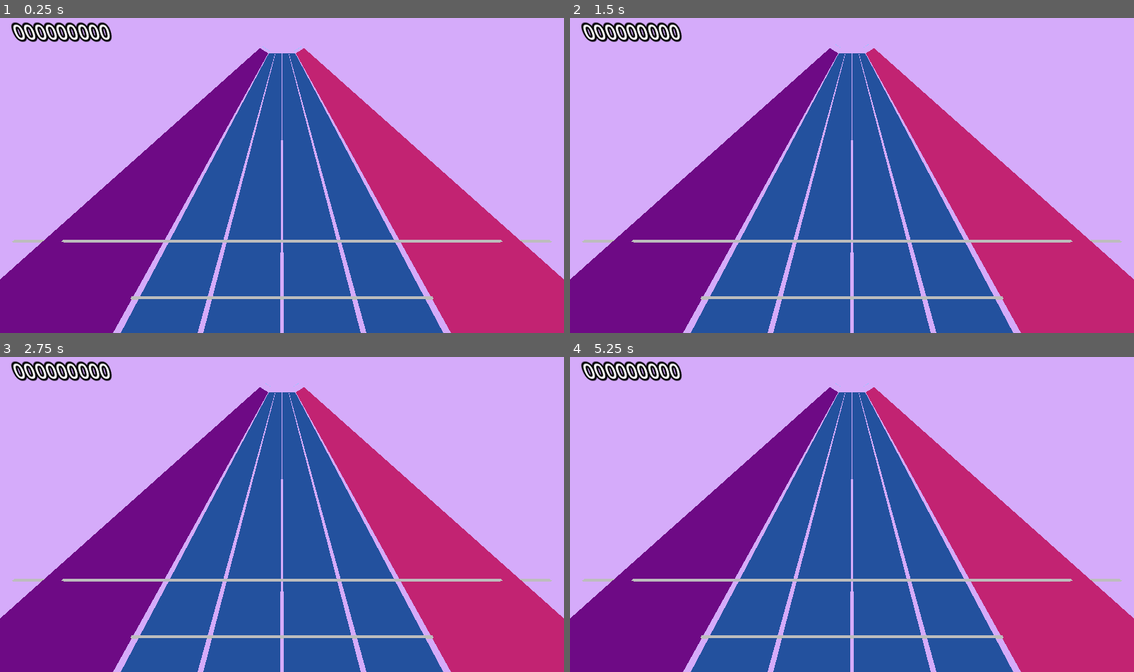
Above: before the commit, frames 1-4 (two rows, left to right).
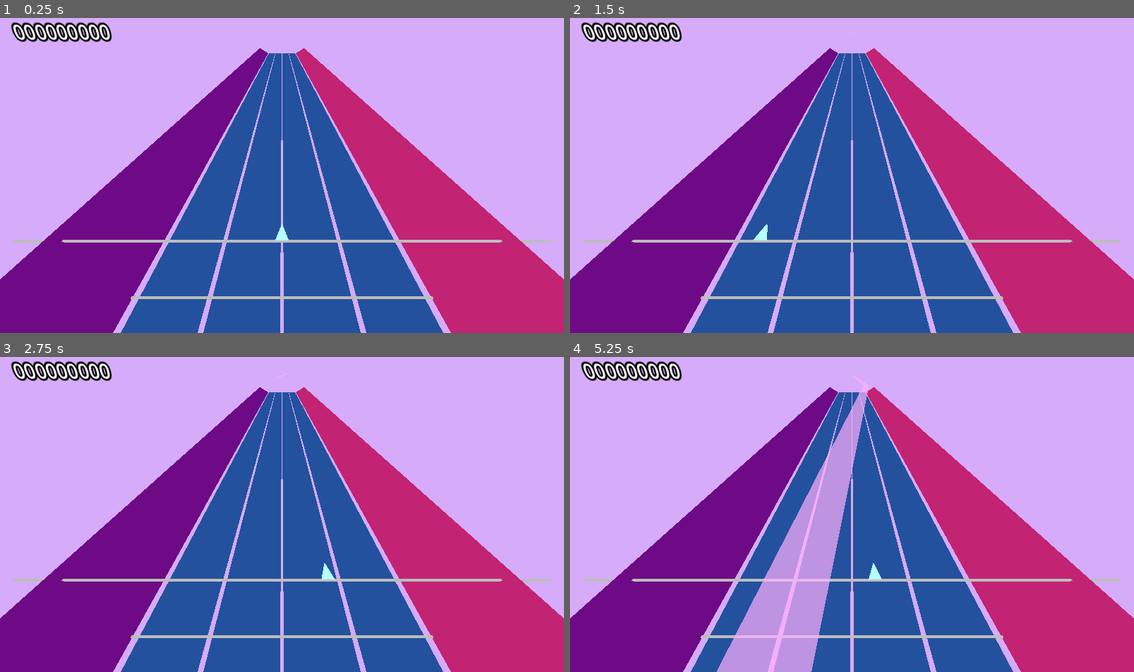
Above: after the commit, the same moments.

Repository: ZeroAd-06/AnteFalsus
Game: Godot game, scene res://Scenes/game_main.tscn
Same seed, same stepped clock (60 frames per second), same inputs: the game is played once before the commit and once after it. Sound files missing from this copy of the repository are replaced by a short silence.
Inputs (mouse positions are in pixels of both pictures, inside the frame that each line leads up to):
- Up to frame 1 (0.25 s): no input
- Up to frame 2 (1.5 s): move the mouse to (976, 159) at 0.52 s; tap Enter at 1.25 s; move the mouse to (739, 191) at 1.27 s
- Up to frame 3 (2.75 s): tap Space at 2 s; move the mouse to (338, 445) at 2.02 s
- Up to frame 4 (5.25 s): tap Enter at 2.75, 4.25 s; move the mouse to (823, 577) at 2.77 s; tap Space at 3.5 s; move the mouse to (1021, 561) at 3.52 s; tap Escape (ui_cancel) at 4.15 s; move the mouse to (682, 467) at 4.27 s; move the mouse to (880, 514) at 5.02 s

The runs differ from the first frame. In frame 1, less than 0.1% of the frame differs, in the area x 48-52%, y 65-71%; in frame 2, less than 0.1%; in frame 3, less than 0.1%; in frame 4, 8.2%, in the area x 26-56%, y 6-100%.

Commit message:
add sky note

Diff:
--- /dev/null
+++ b/Scenes/arc_note.tscn
@@ -0,0 +1,8 @@
+[gd_scene load_steps=2 format=3 uid="uid://bp811anuef0fm"]
+
+[ext_resource type="Script" uid="uid://fftwph4ht71f" path="res://Scripts/arc_note.gd" id="1_jaysg"]
+
+[node name="ArcNote" type="Node3D"]
+script = ExtResource("1_jaysg")
+
+[node name="ArcMesh" type="MeshInstance3D" parent="."]
--- a/Scenes/game_main.tscn
+++ b/Scenes/game_main.tscn
@@ -6,6 +6,7 @@
 [ext_resource type="Material" uid="uid://dduikhdoviq0d" path="res://Textures/rightest_ground_tracks.tres" id="3_blpvf"]
 [ext_resource type="AudioStream" uid="uid://cm8p14bmeocuo" path="res://Charts/Sayonara.noc/Sayonara-Hatsukoi.mp3" id="5_ek0ft"]
 [ext_resource type="Script" uid="uid://c7jxwjv8m1aih" path="res://Scripts/score_display.gd" id="6_blpvf"]
+[ext_resource type="PackedScene" uid="uid://bg67a4jkycqkk" path="res://Scenes/sky_cursor.tscn" id="7_12ds4"]
 
 [sub_resource type="Environment" id="Environment_7ldut"]
 background_mode = 1
@@ -90,3 +91,6 @@
 transform = Transform3D(1, 0, 0, 0, 1, 0, 0, 0, 1, -2.8205142, 3.4637258, -1.2485552)
 pixel_size = 0.0075
 script = ExtResource("6_blpvf")
+
+[node name="SkyCursor" parent="." instance=ExtResource("7_12ds4")]
+transform = Transform3D(1, 0, 0, 0, 1, 0, 0, 0, 1, 0, 0.645, -0.5)
--- /dev/null
+++ b/Scenes/sky_cursor.tscn
@@ -0,0 +1,15 @@
+[gd_scene load_steps=4 format=3 uid="uid://bg67a4jkycqkk"]
+
+[ext_resource type="Script" uid="uid://c4xkjthlrnnsf" path="res://Scripts/sky_cursor.gd" id="1_uvbva"]
+[ext_resource type="Material" uid="uid://dkrb1rxp1dgte" path="res://Textures/sky_cursor.tres" id="2_0swe3"]
+
+[sub_resource type="PrismMesh" id="PrismMesh_g20eg"]
+material = ExtResource("2_0swe3")
+size = Vector3(0.2, 0.4, 0.05)
+
+[node name="SkyCursor" type="Node3D"]
+script = ExtResource("1_uvbva")
+
+[node name="MeshInstance3D" type="MeshInstance3D" parent="."]
+transform = Transform3D(1, 0, 0, 0, -4.371139e-08, 1, 0, -1, -4.371139e-08, 0, 0, -0.2)
+mesh = SubResource("PrismMesh_g20eg")
--- /dev/null
+++ b/Scripts/arc_note.gd
@@ -0,0 +1,99 @@
+# arc_note.gd
+class_name ArcNote
+
+extends Node3D
+
+@onready var mesh_instance = $ArcMesh
+
+# 从 game_main.gd 获取的常量
+var note_speed: float
+
+# Arc 自身的属性
+var start_time: float
+var end_time: float
+var key_points: Array # [ [时间点, 左边界, 右边界,插值], ... ]
+
+# 当节点进入场景树时，Godot会自动调用这个函数
+# 这是执行初始化的完美时机
+func _ready():
+	generate_mesh()
+
+# 一个帮助函数，把歌曲时间转换为相对于 Arc 起始点的 Z 坐标
+func time_to_z(time: float) -> float:
+	return -(time - start_time) * note_speed
+
+# 核心！生成网格的函数
+func generate_mesh():
+	# 增加一个安全检查，如果 mesh_instance 因为某些原因还是不存在，就提前退出
+	if not is_instance_valid(mesh_instance):
+		print("ArcMesh node not found inside ArcNote scene!")
+		return
+
+	var surface_tool = SurfaceTool.new()
+	surface_tool.begin(Mesh.PRIMITIVE_TRIANGLES)
+
+	for i in range(key_points.size() - 1):
+		var p1 = key_points[i]
+		var p2 = key_points[i + 1]
+
+		var p1_time = p1[0]
+		var p1_left_x = p1[1]
+		var p1_right_x = p1[2]
+
+		var p2_time = p2[0]
+		var p2_left_x = p2[1]
+		var p2_right_x = p2[2]
+
+		var v1 = Vector3(p1_left_x, 0.0, time_to_z(p1_time))
+		var v2 = Vector3(p1_right_x, 0.0, time_to_z(p1_time))
+		var v3 = Vector3(p2_left_x, 0.0, time_to_z(p2_time))
+		var v4 = Vector3(p2_right_x, 0.0, time_to_z(p2_time))
+
+		surface_tool.add_vertex(v1)
+		surface_tool.add_vertex(v2)
+		surface_tool.add_vertex(v3)
+
+		surface_tool.add_vertex(v3)
+		surface_tool.add_vertex(v2)
+		surface_tool.add_vertex(v4)
+
+	surface_tool.generate_normals()
+
+	var array_mesh = surface_tool.commit()
+
+	mesh_instance.mesh = array_mesh
+
+	var mat = StandardMaterial3D.new()
+	mat.albedo_color = Color(1.0, 0.5, 1.0, 0.7)
+	mat.transparency = StandardMaterial3D.TRANSPARENCY_ALPHA
+	mesh_instance.material_override = mat
+	mat.cull_mode = BaseMaterial3D.CULL_DISABLED
+
+# 根据歌曲时间，计算出当前光标应该在的左右边界
+func get_boundaries_at_time(time: float) -> Vector2:
+	# 如果时间超出了 Arc 的范围，返回一个无效值
+	if time < start_time or time > end_time:
+		return Vector2.ZERO # 或者其他表示无效的标记
+	# 找到当前时间所在的区间
+	for i in range(key_points.size() - 1):
+		var p1 = key_points[i]
+		var p2 = key_points[i+1]
+		if time >= p1[0] and time <= p2[0]:
+			# 找到了！p1 和 p2 就是我们要插值的两个点
+			var t = inverse_lerp(p1[0], p2[0], time) # 计算插值因子 (0-1)
+
+			var current_left_x = lerp(p1[1], p2[1], t)
+			var current_right_x = lerp(p1[2], p2[2], t)
+
+			return Vector2(current_left_x, current_right_x)
+
+	return Vector2.ZERO # 理论上不会到这里
+
+func _process(delta):
+	position.z += note_speed * delta
+	print(position.z)
+
+	var current_time = get_parent().song_position_sec
+
+	if current_time > end_time + 2.0:
+		queue_free()
--- a/Scripts/game_main.gd
+++ b/Scripts/game_main.gd
@@ -3,6 +3,8 @@
 
 @onready var music_player = $MusicPlayer
 @onready var score_display = $ScoreDisplay
+@onready var sky_cursor = $SkyCursor
+var currently_active_arc = null
 
 # 游戏内的当前时间（秒）
 var song_position_sec: float = 0.0
@@ -29,6 +31,8 @@
 const NOTE_SPEED = 40.0
 # 预加载Note场景
 const NOTE_SCENE = preload("res://Scenes/note.tscn")
+# 预加载 ArcNote 场景
+const ARC_NOTE_SCENE = preload("res://Scenes/arc_note.tscn")
 
 
 # 临时存放谱面数据
@@ -539,8 +543,29 @@
 	[195.507, 5]
 ]
 
-
+var arc_chart_data = [
+	[
+		5.0, # Arc 开始时间
+		8.0, # Arc 结束时间
+		# -- 构成这个Arc的所有关键点 --
+		[
+			[5.0, -2.0, -1.0, "linear"], # 开始点：时间5.0, 范围[-2, -1]
+			[6.5, 2.0, 3.0, "linear"],  # 检查点：时间6.5, 范围[2, 3]
+			[8.0, 0.0, 1.0, "linear"]   # 结束点：时间8.0, 范围[0, 1]
+		]
+	],
+	# 你可以在这里添加更多的 Arc
+	[
+		10.0, 15.0,
+		[
+			[10.0, -3.0, 3.0, "linear"],
+			[12.5, -0.5, 0.5, "linear"],
+			[15.0, -3.0, 3.0, "linear"]
+		]
+	]
+]
 var next_note_index = 0
+var next_arc_index = 0
 
 func _ready():
 	# 游戏开始时调用
@@ -571,6 +596,53 @@
 		if song_position_sec >= note_time - spawn_lead_time:
 			spawn_note(note_time, next_note[1])
 			next_note_index += 1
+
+			# --- Arc Note 生成逻辑 ---
+	if next_arc_index < arc_chart_data.size():
+		var next_arc_data = arc_chart_data[next_arc_index]
+		var arc_start_time = next_arc_data[0]
+
+		# Arc 的生成时机是它的 "最远端" 快要进入视野时
+		# 我们用 Arc 的结束时间来计算
+		var arc_end_time = next_arc_data[1]
+		var z_length_of_arc = (arc_end_time - arc_start_time) * NOTE_SPEED
+		var spawn_lead_time = (abs(NOTE_SPAWN_Z) + z_length_of_arc) / NOTE_SPEED
+		if song_position_sec >= arc_start_time - spawn_lead_time:
+			spawn_arc(next_arc_data)
+			next_arc_index += 1
+
+	# --- Arc 连续判定逻辑 ---
+	# 首先，检查是否有新的 Arc 变成了 "当前活跃" 的
+	# 注意：这里的实现比较简单，实际项目中你可能需要把所有arc存起来再查找
+	if currently_active_arc == null:
+		for node in get_children():
+			if node is ArcNote and song_position_sec >= node.start_time and song_position_sec <= node.end_time:
+				currently_active_arc = node
+				break
+
+	# 如果有活跃的 Arc，进行判定
+	if currently_active_arc:
+		# 检查 Arc 是否已经结束
+		if song_position_sec > currently_active_arc.end_time:
+			print("Arc completed!")
+			currently_active_arc = null
+		else:
+			# 获取当前时间点，Arc要求的左右边界
+			var boundaries = currently_active_arc.get_boundaries_at_time(song_position_sec)
+			var cursor_x = sky_cursor.position.x
+
+			# 开始判定！
+			if cursor_x >= boundaries.x and cursor_x <= boundaries.y:
+				# 在区间内
+				# print("Arc: EXACT+") # 频繁打印会卡，先注释掉
+				# 可以在这里持续加分
+				scores += (100000000.0 / 504.0 / 60.0) # 假设一秒60帧，分数均摊
+				score_display.scores = int(scores)
+			else:
+				# 在区间外
+				print("Arc: EMPTY")
+
+
 
 func spawn_note(time, track):
 	var note_instance = NOTE_SCENE.instantiate()
@@ -590,6 +662,26 @@
 
 	# 把它添加到场景树中
 	add_child(note_instance)
+
+func spawn_arc(arc_data):
+	var arc_instance = ARC_NOTE_SCENE.instantiate()
+
+	# 传递必要的信息
+	arc_instance.note_speed = NOTE_SPEED
+	arc_instance.start_time = arc_data[0]
+	arc_instance.end_time = arc_data[1]
+	arc_instance.key_points = arc_data[2]
+
+	# 计算初始位置
+	# 这里的逻辑是关键：我们计算出在生成的这一刻，Arc的起点应该在哪个Z坐标
+	# 这样它才能在正确的start_time到达判定线
+	var time_until_start = arc_instance.start_time - song_position_sec
+	arc_instance.position = Vector3(0, 0.675, -time_until_start * NOTE_SPEED)
+
+	# 先把它添加到场景树中
+	add_child(arc_instance)
+
+
 
 func _input(event):
 	# 检查所有轨道的输入
@@ -630,3 +722,16 @@
 	else:
 		# 如果按键时附近没有Note，也可以判定为过早的Empty
 		print("Empty! (Too Early or Missed)")
+
+
+func _unhandled_input(event):
+	# "ui_cancel" 在 Godot 中默认绑定到了 Escape 键
+	if event.is_action_pressed("ui_cancel"):
+		# 检查当前鼠标是什么模式
+		if Input.get_mouse_mode() == Input.MOUSE_MODE_CAPTURED:
+			# 如果是锁定模式，就把它改回可见模式
+			Input.set_mouse_mode(Input.MOUSE_MODE_VISIBLE)
+		elif Input.get_mouse_mode() == Input.MOUSE_MODE_VISIBLE:
+			# 如果是可见模式，就再把它锁定回去
+			# 这在测试时很方便，可以随时锁定/解锁鼠标
+			Input.set_mouse_mode(Input.MOUSE_MODE_CAPTURED)
--- /dev/null
+++ b/Scripts/sky_cursor.gd
@@ -0,0 +1,30 @@
+# sky_cursor.gd
+extends Node3D
+
+# 光标的移动范围，晚点我们会从 game_main.gd 获取精确值
+var min_x: float = -3.5
+var max_x: float = 3.5
+
+# 屏幕宽度，用于计算鼠标位置比例
+var viewport_width: float
+
+func _ready():
+	# 获取屏幕（视口）的宽度
+	viewport_width = get_viewport().get_visible_rect().size.x
+	# 捕获鼠标，让它在游戏窗口内自由移动
+	Input.set_mouse_mode(Input.MOUSE_MODE_CAPTURED)
+
+func _input(event):
+	# 我们只关心鼠标移动事件
+	if event is InputEventMouseMotion:
+		# event.relative.x 是鼠标这一帧的横向移动量
+		# 我们累加这个移动量，然后限制范围
+		var new_x = position.x + (event.relative.x / viewport_width) * (max_x - min_x)
+
+		# 使用clamp函数将x坐标限制在min_x和max_x之间
+		position.x = clamp(new_x, min_x, max_x)
+
+# 提供一个接口，让外部可以查询光标当前在总范围内的百分比（0.0到1.0）
+func get_cursor_position_percent() -> float:
+	# 使用inverse_lerp安全地计算百分比
+	return inverse_lerp(min_x, max_x, position.x)
--- /dev/null
+++ b/Textures/sky_cursor.tres
@@ -0,0 +1,4 @@
+[gd_resource type="StandardMaterial3D" format=3 uid="uid://dkrb1rxp1dgte"]
+
+[resource]
+albedo_color = Color(0.51659304, 0.76404345, 0.8128802, 1)
--- a/project.godot
+++ b/project.godot
@@ -19,31 +19,31 @@
 
 ground_track_0_press={
 "deadzone": 0.2,
-"events": [Object(InputEventKey,"resource_local_to_scene":fa …(140 unchanged characters)… d":false,"keycode":0,"physical_keycode":4194325,"key_label":0,"unicode":0,"location":0,"echo":false,"script":null)
+"events": [Object(InputEventKey,"resource_local_to_scene":fa …(140 unchanged characters)… d":false,"keycode":0,"physical_keycode":83,"key_label":0,"unicode":115,"location":0,"echo":false,"script":null)
 ]
 }
 ground_track_1_press={
 "deadzone": 0.2,
-"events": [Object(InputEventKey,"resource_local_to_scene":fa …(141 unchanged characters)… ":false,"keycode":0,"physical_keycode":65,"key_label":0,"unicode":97,"location":0,"echo":false,"script":null)
+"events": [Object(InputEventKey,"resource_local_to_scene":fa …(141 unchanged characters)… ":false,"keycode":0,"physical_keycode":68,"key_label":0,"unicode":100,"location":0,"echo":false,"script":null)
 ]
 }
 ground_track_2_press={
 "deadzone": 0.2,
-"events": [Object(InputEventKey,"resource_local_to_scene":fa …(140 unchanged characters)… d":false,"keycode":0,"physical_keycode":83,"key_label":0,"unicode":115,"location":0,"echo":false,"script":null)
+"events": [Object(InputEventKey,"resource_local_to_scene":fa …(140 unchanged characters)… d":false,"keycode":0,"physical_keycode":70,"key_label":0,"unicode":102,"location":0,"echo":false,"script":null)
 ]
 }
 ground_track_3_press={
 "deadzone": 0.2,
-"events": [Object(InputEventKey,"resource_local_to_scene":fa …(140 unchanged characters)… d":false,"keycode":0,"physical_keycode":68,"key_label":0,"unicode":100,"location":0,"echo":false,"script":null)
+"events": [Object(InputEventKey,"resource_local_to_scene":fa …(140 unchanged characters)… d":false,"keycode":0,"physical_keycode":74,"key_label":0,"unicode":106,"location":0,"echo":false,"script":null)
 ]
 }
 ground_track_4_press={
 "deadzone": 0.2,
-"events": [Object(InputEventKey,"resource_local_to_scene":fa …(141 unchanged characters)… ":false,"keycode":0,"physical_keycode":70,"key_label":0,"unicode":102,"location":0,"echo":false,"script":null)
+"events": [Object(InputEventKey,"resource_local_to_scene":fa …(141 unchanged characters)… ":false,"keycode":0,"physical_keycode":75,"key_label":0,"unicode":107,"location":0,"echo":false,"script":null)
 ]
 }
 ground_track_5_press={
 "deadzone": 0.2,
-"events": [Object(InputEventKey,"resource_local_to_scene":fa …(140 unchanged characters)… d":false,"keycode":0,"physical_keycode":32,"key_label":0,"unicode":32,"location":0,"echo":false,"script":null)
+"events": [Object(InputEventKey,"resource_local_to_scene":fa …(140 unchanged characters)… d":false,"keycode":0,"physical_keycode":76,"key_label":0,"unicode":108,"location":0,"echo":false,"script":null)
 ]
 }
Not shown: 1 places in Scenes/game_main.tscn that only renumber resources
Not shown, added: Scripts/arc_note.gd.uid
Not shown, added: Scripts/sky_cursor.gd.uid
